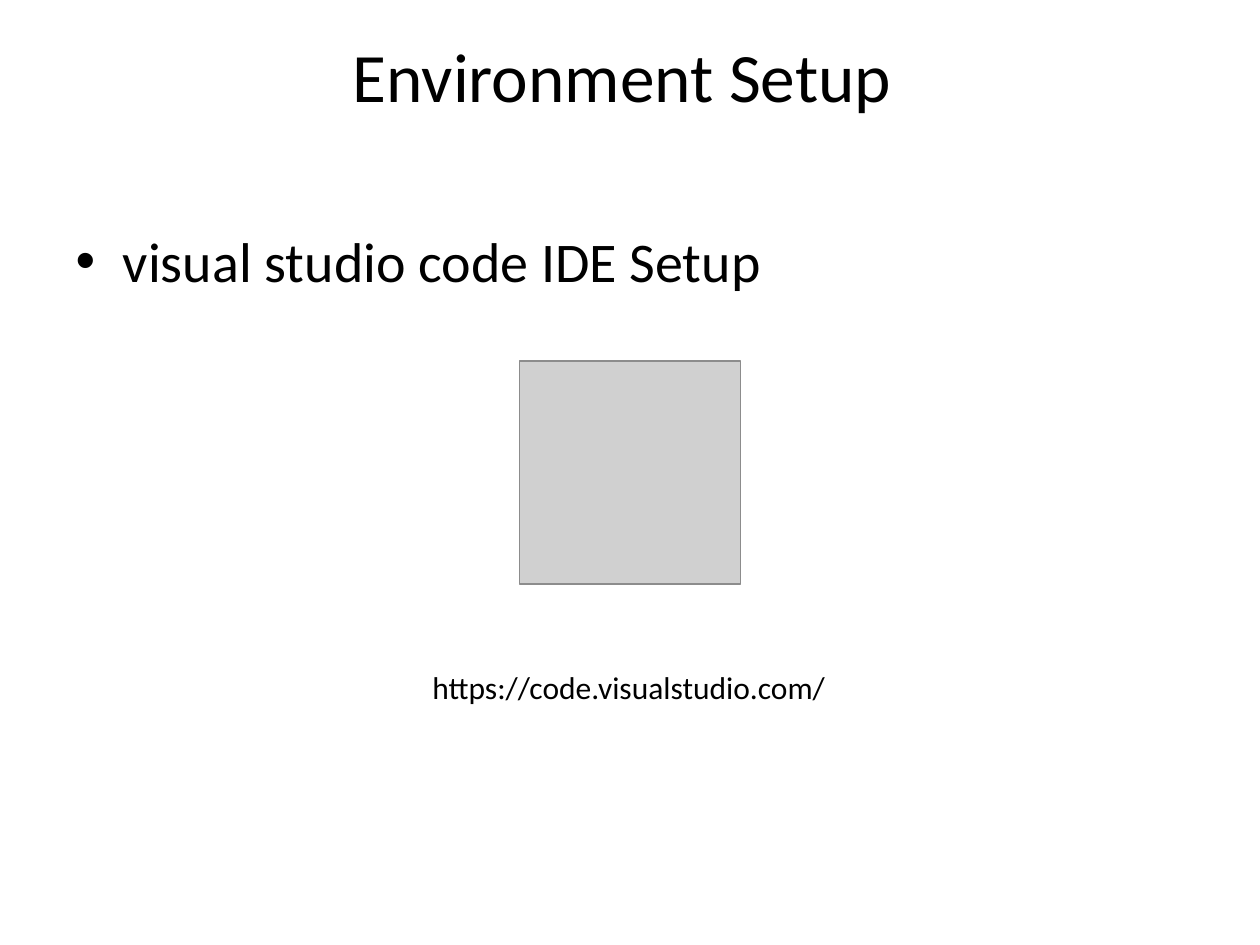
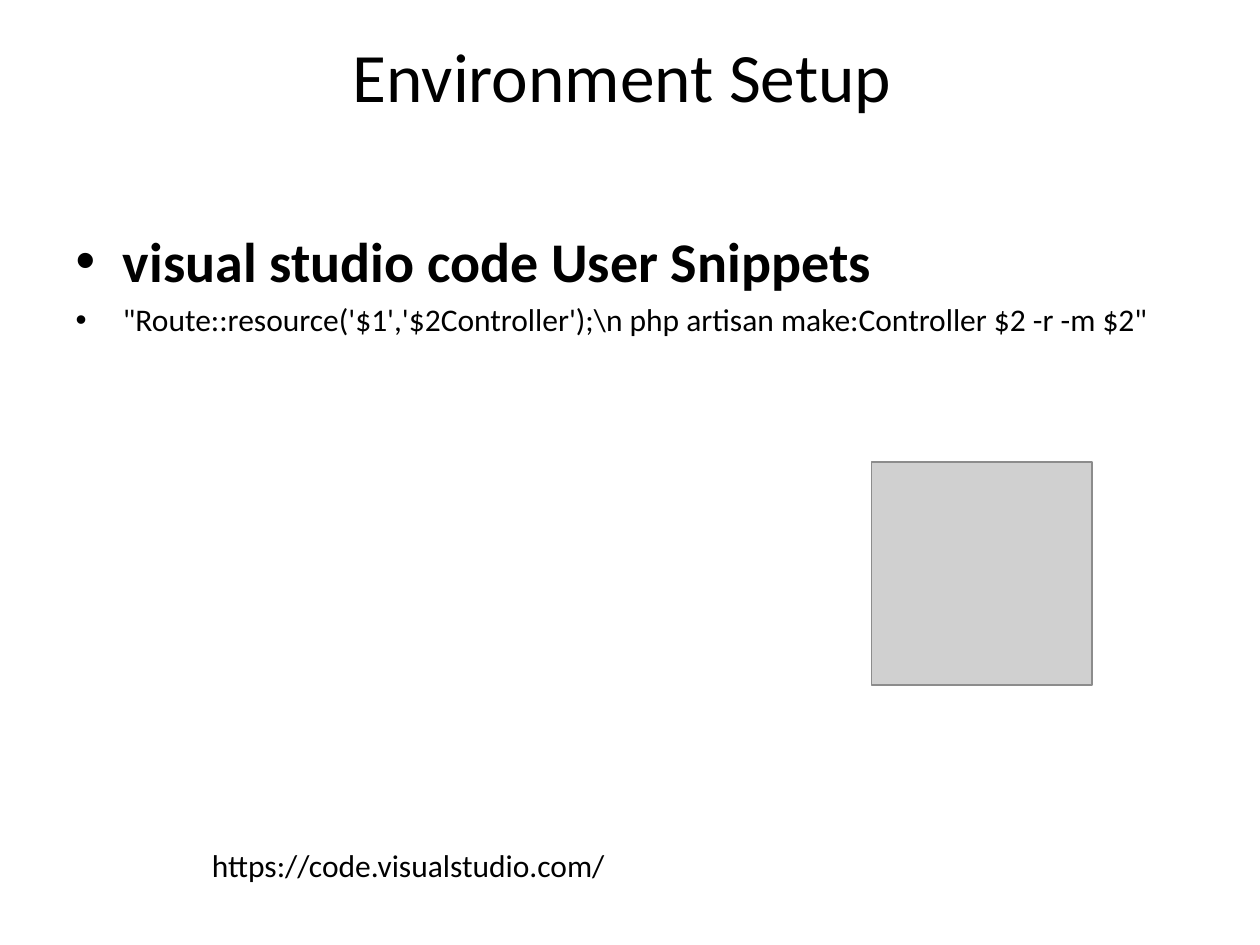
Before and after one commit to TarekSherif/LaravelCourse, a slide deck: slide 17 of PPT/Lec1/1-Laravel-tutorial.pptx (slide 20 before the commit). Drawn at 1260x945 pixels with LibreOffice and Linux fonts; fonts in the diff are those of the drawing; grey boxes stand for pictures. Boxes give left, top, right and bottom in pixels: in the first picture for what was removed or moved away, otherwise in the second. Text is boxed around its words. In the diff, an @@ line names an element or a change of style, - is before the commit and + after.

```diff
--- a/PPT/Lec1/1-Laravel-tutorial.pptx
+++ b/PPT/Lec1/1-Laravel-tutorial.pptx
@@ text at bbox=[123, 242, 1147, 336]: text changed; size 32 to 18 pt @@
-• visual studio code IDE Setup
+• visual studio code User Snippets
+• "Route::resource('$1','$2Controller');\n php artisan make:Controller $2 -r -m $2"
@@ picture: place and size @@
-picture at bbox=[519, 360, 740, 583]
+picture at bbox=[872, 462, 1092, 685]
@@ text "https://code.visualstudio.com/": place and size @@
-text "https://code.visualstudio.com/" at bbox=[432, 677, 824, 704]
+text "https://code.visualstudio.com/" at bbox=[212, 855, 604, 882]
```
Also in this commit, not shown: 3 other slides changed, 1 slide added, 4 slides removed, 17 other files.
